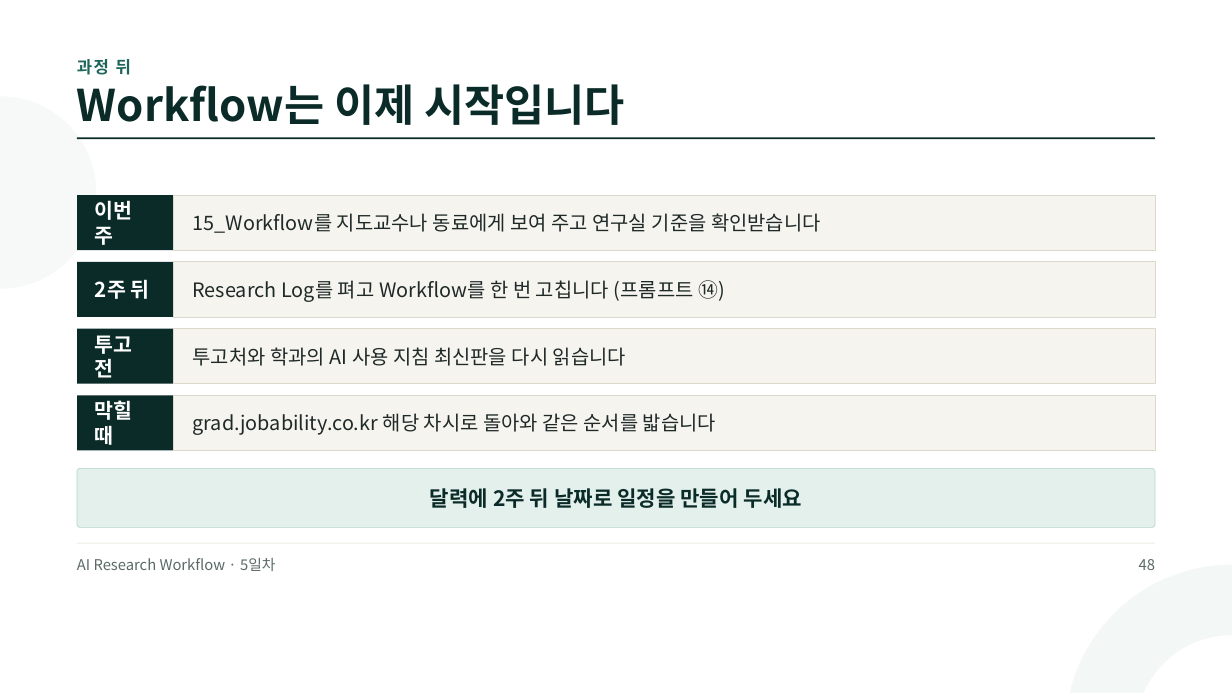
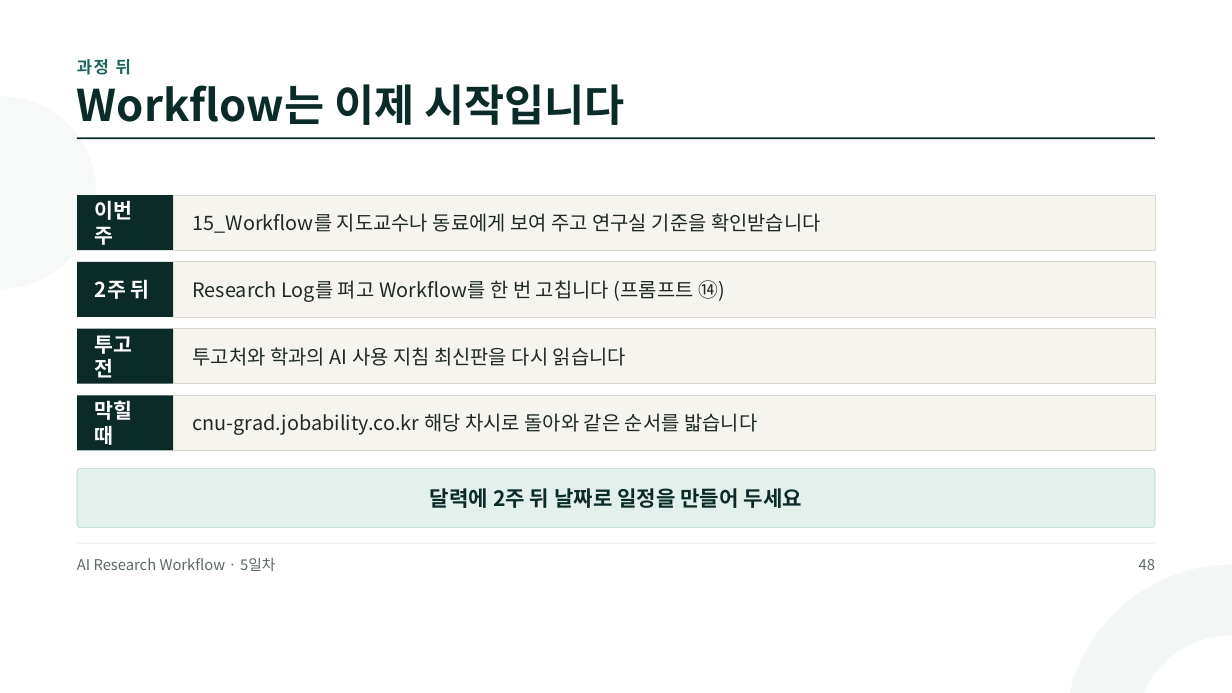
Before and after one commit to jungaistar/materials, a slide deck: slide 48 of grad/grad_day5.pptx. Drawn at 1232x693 pixels with LibreOffice and Linux fonts; fonts in the diff are those of the drawing. Boxes give left, top, right and bottom in pixels: in the first picture for what was removed or moved away, otherwise in the second. Text is boxed around its words. In the diff, an @@ line names an element or a change of style, - is before the commit and + after.

Commit message:
grad 강의 PT 3~5일차 갱신

```diff
--- a/grad/grad_day5.pptx
+++ b/grad/grad_day5.pptx
@@ text at (192, 413, 757, 435): text changed @@
-grad.jobability.co.kr 해당 차시로 돌아와 같은 순서를 밟습니다
+cnu-grad.jobability.co.kr 해당 차시로 돌아와 같은 순서를 밟습니다
```
Also in this commit, not shown: 9 other slides changed, 5 other files.
